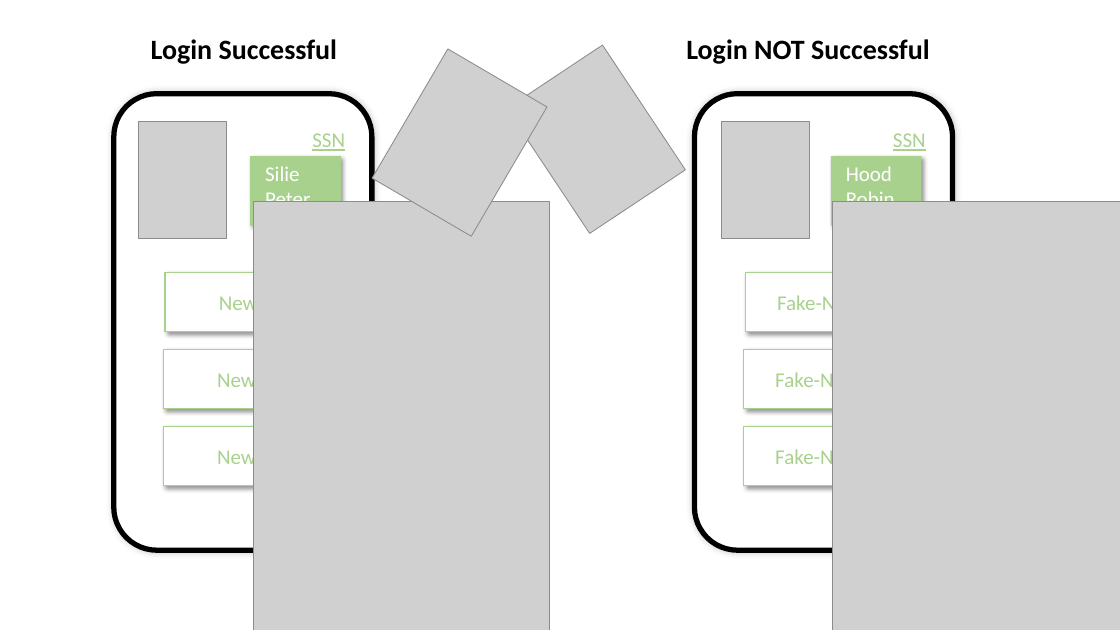
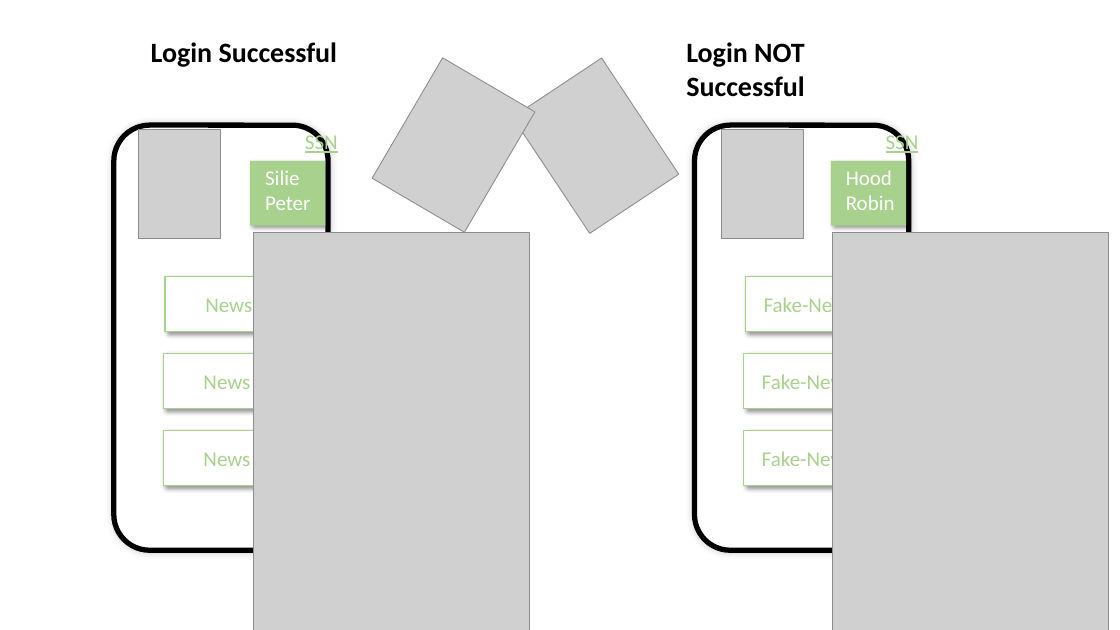
Before and after one commit to GrafDaniel/Authentifizierung21Jh, a slide deck: slide 5 of Konzept/Konzept.pptx (slide 4 before the commit). Drawn at 1120x630 pixels with LibreOffice and Linux fonts; fonts in the diff are those of the drawing; grey boxes stand for pictures. Boxes give left, top, right and bottom in pixels: in the first picture for what was removed or moved away, otherwise in the second. Text is boxed around its words. In the diff, an @@ line names an element or a change of style, - is before the commit and + after.

Commit message:
Abbildung Loginvorgang

```diff
--- a/Konzept/Konzept.pptx
+++ b/Konzept/Konzept.pptx
@@ picture: place and size @@
-picture at box(372, 49, 547, 236)
+picture at box(372, 58, 535, 232)
@@ picture: place and size @@
-picture at box(506, 45, 685, 233)
+picture at box(513, 58, 679, 233)
@@ text "Login NOT Successful" rewrapped from box(686, 39, 930, 64) to box(686, 42, 805, 97) @@
@@ rounded rectangle: place and size @@
-rounded rectangle at box(114, 94, 372, 550)
+rounded rectangle at box(114, 125, 329, 550)
@@ picture: place and size @@
-picture at box(139, 121, 227, 239)
+picture at box(139, 129, 221, 239)
@@ text "SSN" rewrapped from box(312, 133, 345, 151) to box(305, 132, 338, 156) @@
@@ rounded rectangle: place and size @@
-rounded rectangle at box(695, 94, 953, 550)
+rounded rectangle at box(695, 125, 909, 550)
@@ picture: place and size @@
-picture at box(722, 121, 810, 239)
+picture at box(722, 129, 804, 239)
@@ text "SSN" rewrapped from box(893, 133, 926, 151) to box(886, 132, 919, 156) @@
@@ rectangle: place and size @@
-rectangle at box(250, 156, 341, 226)
+rectangle at box(250, 161, 326, 226)
@@ text "Silie" rewrapped from box(265, 166, 310, 202) to box(265, 170, 310, 210) @@
@@ rectangle: place and size @@
-rectangle at box(831, 156, 922, 226)
+rectangle at box(831, 161, 907, 226)
@@ text "Hood" rewrapped from box(846, 166, 895, 202) to box(846, 170, 895, 210) @@
@@ picture: place and size @@
-picture at box(254, 202, 549, 630)
+picture at box(254, 233, 529, 630)
@@ picture: place and size @@
-picture at box(833, 202, 1120, 630)
+picture at box(833, 233, 1109, 630)
@@ rectangle "News": place and size @@
-rectangle "News" at box(165, 272, 324, 331)
+rectangle "News" at box(165, 276, 297, 332)
@@ rectangle "Fake-News": place and size @@
-rectangle "Fake-News" at box(746, 272, 906, 331)
+rectangle "Fake-News" at box(746, 276, 879, 332)
@@ rectangle "News": place and size @@
-rectangle "News" at box(163, 350, 323, 408)
+rectangle "News" at box(163, 354, 296, 409)
@@ rectangle "Fake-News": place and size @@
-rectangle "Fake-News" at box(744, 350, 904, 408)
+rectangle "Fake-News" at box(744, 354, 877, 409)
@@ rectangle "News": place and size @@
-rectangle "News" at box(163, 427, 323, 486)
+rectangle "News" at box(163, 431, 296, 486)
@@ rectangle "Fake-News": place and size @@
-rectangle "Fake-News" at box(744, 427, 904, 486)
+rectangle "Fake-News" at box(744, 431, 877, 486)
```
Also in this commit, not shown: 1 slide added, 4 other files.
